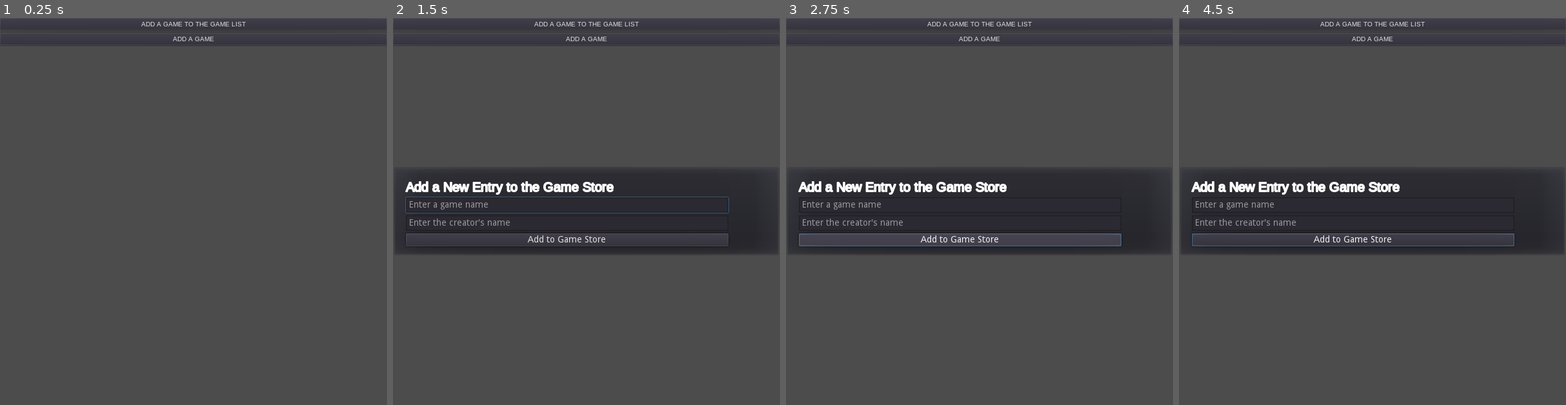
Above: before the commit, frames 1-4 (left to right).
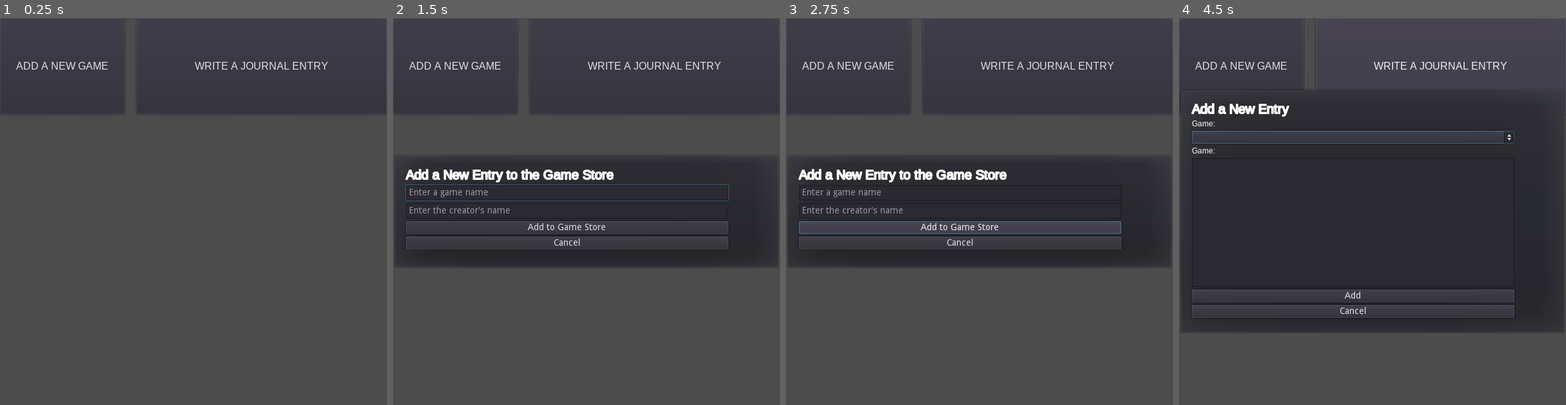
Above: after the commit, the same moments.

Repository: KTGoldwolf/game-journal
Game: Godot game, scene res://ui-component/simple/SimpleGameList.tscn
Two runs of this game, one before a commit and one after it. Both use one fixed random seed, a clock stepped at 60 frames per second and the inputs below.
Inputs (mouse positions are in pixels of both pictures, inside the frame that each line leads up to):
- Up to frame 1 (0.25 s): no input
- Up to frame 2 (1.5 s): click "ADD A GAME TO THE GAME LIST" (after the commit: "ADD A NEW GAME") at 0.5 s; click "ADD A GAME" (after the commit: "WRITE A JOURNAL ENTRY") at 1.25 s
- Up to frame 3 (2.75 s): click "Add to Game Store" at 2 s
- Up to frame 4 (4.5 s): click "ADD A GAME TO THE GAME LIST" (after the commit: "ADD A NEW GAME") at 2.75 s; click (1353, 242) at 3.5 s, where only the run after the commit has a clickable "Cancel"; click "ADD A GAME" (after the commit: "WRITE A JOURNAL ENTRY") at 4.25 s

The runs differ from the first frame. In frame 1, 0.8% of the frame differs, in the area x 1-97%, y 0-25%; in frame 2, 10%; in frame 3, 12%; in frame 4, 32%, in the area x 0-100%, y 0-81%.

Commit message:
Add cancel buttons to popup dialogs

Diff:
--- a/fonts/ButtonFont.tres
+++ b/fonts/ButtonFont.tres
@@ -3,6 +3,5 @@
 [ext_resource path="res://fonts/Arimo for Powerline.ttf" type="DynamicFontData" id=1]
 
 [resource]
-size = 10
 use_filter = true
 font_data = ExtResource( 1 )
--- a/scripts/AddGameStorePopup.gd
+++ b/scripts/AddGameStorePopup.gd
@@ -14,6 +14,12 @@
 		if newGameStudioInput.text != "":
 			var newGame = Game.new(newGameNameInput.text, newGameStudioInput.text)
 			emit_signal("AddGameToStore", newGame)
-			newGameNameInput.text = ""
-			newGameStudioInput.text = ""
-			hide()
+			clear()
+
+func _on_CancelButton_pressed() -> void:
+	clear()
+
+func clear() -> void:
+	newGameNameInput.text = ""
+	newGameStudioInput.text = ""
+	hide()
--- a/scripts/simple/AddGamePopup.gd
+++ b/scripts/simple/AddGamePopup.gd
@@ -2,8 +2,8 @@
 
 signal AddGameEntry(gameName)
 
-onready var newGameNameButton = $VBoxContainer/HBoxContainer/NewGameButton
-onready var newGameNameInput : LineEdit = $VBoxContainer/HBoxContainer/NewGameNameInput
+onready var newEntryButton = $VBoxContainer/AddEntryButton
+onready var noteInput : TextEdit = $VBoxContainer/Notes
 onready var gameOptions : OptionButton = $VBoxContainer/GameOptionsInput
 
 func _ready() -> void:
@@ -18,8 +18,13 @@
 		gameOptions.add_item(game.gameName + "-" + game.studioName)
 
 func _on_NewGameButton_pressed() -> void:
-	if newGameNameInput.text != "":
-		print("Add new game: " + newGameNameInput.text)
-		emit_signal("AddGameEntry", newGameNameInput.text)
-		newGameNameInput.text = ""
-		hide()
+	# todo: Implement saving notes
+	emit_signal("AddGameEntry", noteInput.text)
+	clear()
+
+func _on_Cancel_pressed() -> void:
+	clear()
+
+func clear() -> void:
+	noteInput.text = ""
+	hide()
--- a/scripts/simple/SimpleGameList.gd
+++ b/scripts/simple/SimpleGameList.gd
@@ -1,7 +1,7 @@
 extends Control
 
 export var SimpleGameName : PackedScene = preload("res://ui-component/simple/SimpleGameName.tscn")
-onready var addGamePopup = $AddGamePopup
+onready var addGamePopup = $AddGameNotesPopup
 onready var addGameStorePopup = $AddGameStorePopup
 onready var gameNameListContainer = $CenterContainer/ScrollContainer/GameNameListContainer
 
--- a/ui-component/simple/SimpleGameList.tscn
+++ b/ui-component/simple/SimpleGameList.tscn
@@ -1,10 +1,11 @@
-[gd_scene load_steps=8 format=2]
+[gd_scene load_steps=9 format=2]
 
 [ext_resource path="res://fonts/ButtonFont.tres" type="DynamicFont" id=1]
 [ext_resource path="res://scripts/simple/SimpleGameList.gd" type="Script" id=2]
 [ext_resource path="res://fonts/ArimoHeader.tres" type="DynamicFont" id=3]
 [ext_resource path="res://scripts/simple/AddGamePopup.gd" type="Script" id=4]
 [ext_resource path="res://scripts/AddGameStorePopup.gd" type="Script" id=5]
+[ext_resource path="res://fonts/ArimoNotes.tres" type="DynamicFont" id=6]
 
 [sub_resource type="InputEventAction" id=1]
 action = "ui_accept"
@@ -27,30 +28,42 @@
 "_edit_use_anchors_": false
 }
 
-[node name="AddGameToGameStoreButton" type="Button" parent="CenterContainer"]
+[node name="HBoxContainer" type="HBoxContainer" parent="CenterContainer"]
 margin_right = 600.0
-margin_bottom = 19.0
+margin_bottom = 149.0
+size_flags_vertical = 3
+custom_constants/separation = 19
+
+[node name="AddGameToGameStoreButton" type="Button" parent="CenterContainer/HBoxContainer"]
+margin_right = 193.0
+margin_bottom = 149.0
+size_flags_horizontal = 3
 custom_fonts/font = ExtResource( 1 )
-text = "ADD A GAME TO THE GAME LIST"
-
-[node name="AddGameButton" type="Button" parent="CenterContainer"]
-margin_top = 23.0
+text = "ADD A NEW GAME"
+
+[node name="AddGameButton" type="Button" parent="CenterContainer/HBoxContainer"]
+margin_left = 212.0
 margin_right = 600.0
-margin_bottom = 42.0
+margin_bottom = 149.0
+size_flags_horizontal = 3
+size_flags_vertical = 3
+size_flags_stretch_ratio = 2.0
 custom_fonts/font = ExtResource( 1 )
-text = "ADD A GAME"
+text = "WRITE A JOURNAL ENTRY"
 
 [node name="ScrollContainer" type="ScrollContainer" parent="CenterContainer"]
-margin_top = 46.0
+margin_top = 153.0
 margin_right = 600.0
 margin_bottom = 600.0
 size_flags_vertical = 3
+size_flags_stretch_ratio = 3.0
 
 [node name="GameNameListContainer" type="VBoxContainer" parent="CenterContainer/ScrollContainer"]
 
-[node name="AddGamePopup" type="PopupDialog" parent="."]
-anchor_right = 1.0
-margin_bottom = 100.0
+[node name="AddGameNotesPopup" type="PopupDialog" parent="."]
+visible = true
+anchor_right = 1.0
+margin_bottom = 381.0
 grow_horizontal = 2
 grow_vertical = 2
 popup_exclusive = true
@@ -59,7 +72,7 @@
 "_edit_use_anchors_": false
 }
 
-[node name="VBoxContainer" type="VBoxContainer" parent="AddGamePopup"]
+[node name="VBoxContainer" type="VBoxContainer" parent="AddGameNotesPopup"]
 margin_left = 20.0
 margin_top = 20.0
 margin_right = 520.0
@@ -69,48 +82,65 @@
 "_edit_use_anchors_": false
 }
 
-[node name="Label" type="Label" parent="AddGamePopup/VBoxContainer"]
+[node name="Label" type="Label" parent="AddGameNotesPopup/VBoxContainer"]
 margin_right = 500.0
 margin_bottom = 24.0
 custom_fonts/font = ExtResource( 3 )
 text = "Add a New Entry"
 
-[node name="GameOptionsInput" type="OptionButton" parent="AddGamePopup/VBoxContainer"]
+[node name="GameNameLabel" type="Label" parent="AddGameNotesPopup/VBoxContainer"]
 margin_top = 28.0
 margin_right = 500.0
-margin_bottom = 48.0
-__meta__ = {
-"_edit_use_anchors_": false
-}
-
-[node name="HBoxContainer" type="HBoxContainer" parent="AddGamePopup/VBoxContainer"]
-margin_top = 52.0
-margin_right = 500.0
-margin_bottom = 76.0
-__meta__ = {
-"_edit_use_anchors_": false
-}
-
-[node name="NewGameNameInput" type="LineEdit" parent="AddGamePopup/VBoxContainer/HBoxContainer"]
-margin_right = 413.0
-margin_bottom = 24.0
-grow_vertical = 0
-size_flags_horizontal = 3
-placeholder_text = "Enter a game name"
-caret_blink = true
-
-[node name="NewGameButton" type="Button" parent="AddGamePopup/VBoxContainer/HBoxContainer"]
-margin_left = 417.0
-margin_right = 500.0
-margin_bottom = 24.0
+margin_bottom = 42.0
+custom_fonts/font = ExtResource( 6 )
+text = "Game:"
+
+[node name="GameOptionsInput" type="OptionButton" parent="AddGameNotesPopup/VBoxContainer"]
+margin_top = 46.0
+margin_right = 500.0
+margin_bottom = 66.0
+__meta__ = {
+"_edit_use_anchors_": false
+}
+
+[node name="NotesLabel" type="Label" parent="AddGameNotesPopup/VBoxContainer"]
+margin_top = 70.0
+margin_right = 500.0
+margin_bottom = 84.0
+custom_fonts/font = ExtResource( 6 )
+text = "Game:"
+
+[node name="Notes" type="TextEdit" parent="AddGameNotesPopup/VBoxContainer"]
+margin_top = 88.0
+margin_right = 500.0
+margin_bottom = 288.0
+grow_horizontal = 2
+grow_vertical = 2
+rect_min_size = Vector2( 0, 200 )
+size_flags_horizontal = 3
+size_flags_vertical = 3
+
+[node name="AddEntryButton" type="Button" parent="AddGameNotesPopup/VBoxContainer"]
+margin_top = 292.0
+margin_right = 500.0
+margin_bottom = 312.0
 size_flags_horizontal = 3
 size_flags_stretch_ratio = 0.2
 shortcut = SubResource( 2 )
 text = "Add"
 
+[node name="Cancel" type="Button" parent="AddGameNotesPopup/VBoxContainer"]
+margin_top = 316.0
+margin_right = 500.0
+margin_bottom = 336.0
+size_flags_horizontal = 3
+size_flags_stretch_ratio = 0.2
+shortcut = SubResource( 2 )
+text = "Cancel"
+
 [node name="AddGameStorePopup" type="PopupDialog" parent="."]
 anchor_right = 1.0
-margin_bottom = 139.0
+margin_bottom = 178.0
 grow_horizontal = 2
 grow_vertical = 2
 size_flags_vertical = 3
@@ -163,7 +193,18 @@
 shortcut = SubResource( 2 )
 text = "Add to Game Store"
 
-[connection signal="pressed" from="CenterContainer/AddGameToGameStoreButton" to="." method="_on_AddGameToGameStoreButton_pressed"]
-[connection signal="pressed" from="CenterContainer/AddGameButton" to="." method="_on_AddGameButton_pressed"]
-[connection signal="pressed" from="AddGamePopup/VBoxContainer/HBoxContainer/NewGameButton" to="AddGamePopup" method="_on_NewGameButton_pressed"]
+[node name="CancelButton" type="Button" parent="AddGameStorePopup/VBoxContainer"]
+margin_top = 108.0
+margin_right = 500.0
+margin_bottom = 128.0
+size_flags_horizontal = 3
+size_flags_stretch_ratio = 0.2
+shortcut = SubResource( 2 )
+text = "Cancel"
+
+[connection signal="pressed" from="CenterContainer/HBoxContainer/AddGameToGameStoreButton" to="." method="_on_AddGameToGameStoreButton_pressed"]
+[connection signal="pressed" from="CenterContainer/HBoxContainer/AddGameButton" to="." method="_on_AddGameButton_pressed"]
+[connection signal="pressed" from="AddGameNotesPopup/VBoxContainer/AddEntryButton" to="AddGameNotesPopup" method="_on_NewGameButton_pressed"]
+[connection signal="pressed" from="AddGameNotesPopup/VBoxContainer/Cancel" to="AddGameNotesPopup" method="_on_Cancel_pressed"]
 [connection signal="pressed" from="AddGameStorePopup/VBoxContainer/NewGameButton" to="AddGameStorePopup" method="_on_NewGameButton_pressed"]
+[connection signal="pressed" from="AddGameStorePopup/VBoxContainer/CancelButton" to="AddGameStorePopup" method="_on_CancelButton_pressed"]
